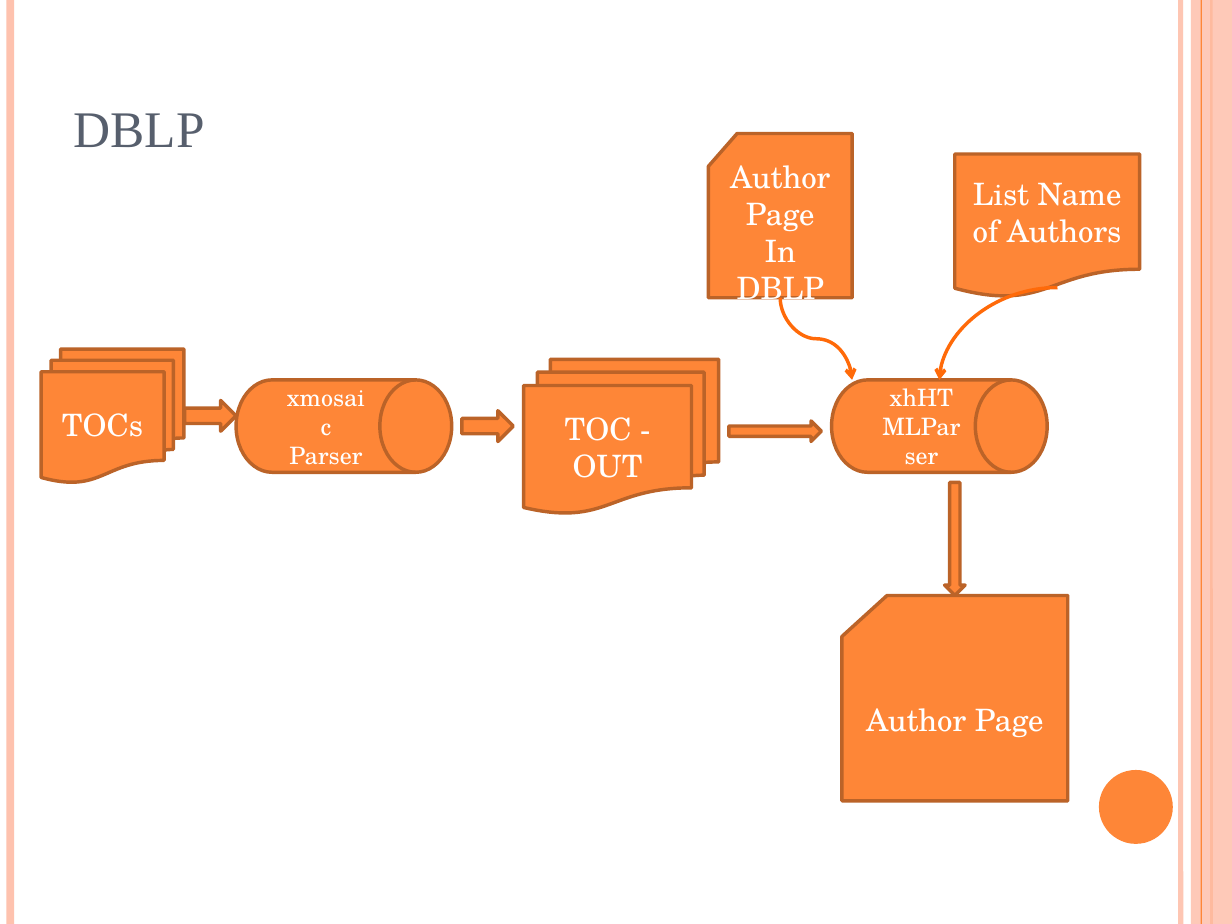
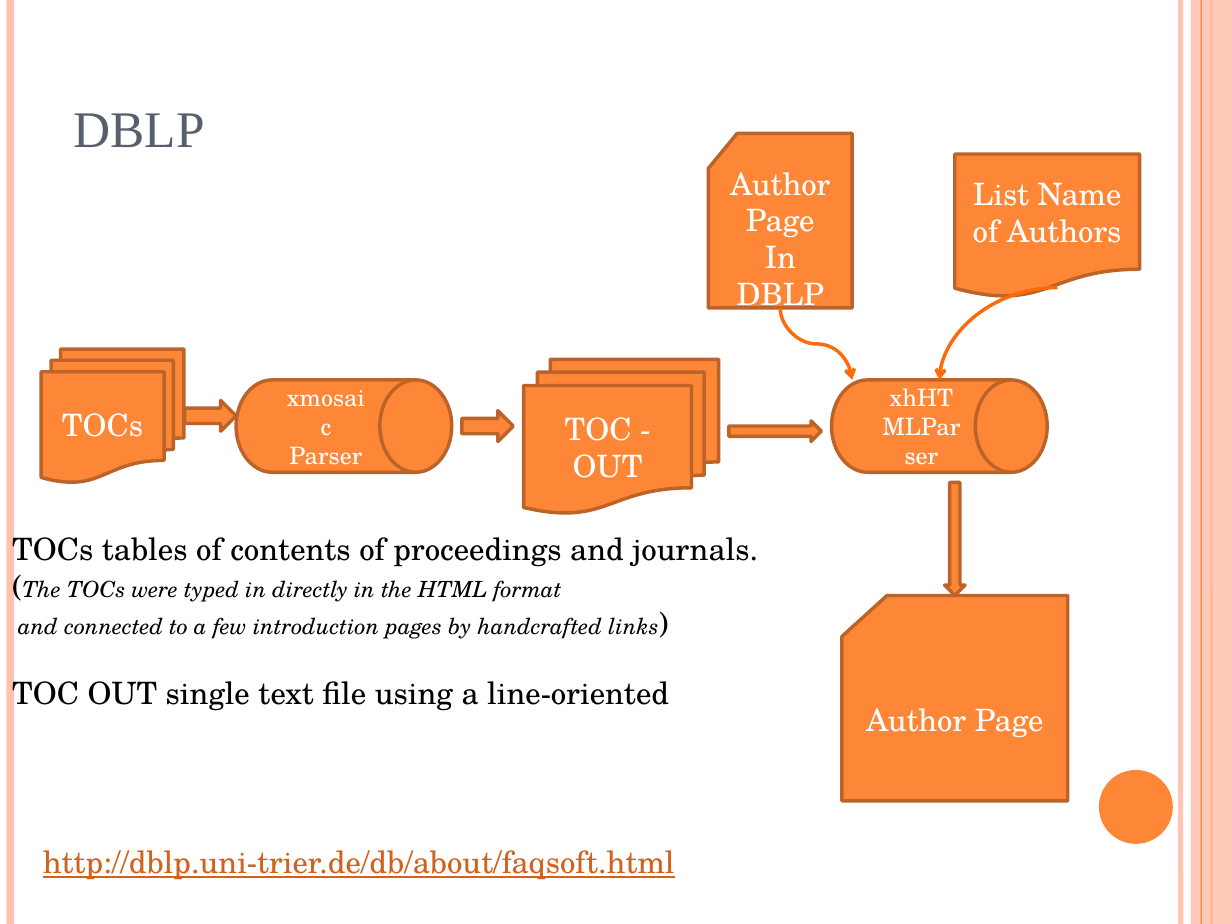
Before and after one commit to tiendv/detaitotnghiep, a slide deck: slide 8 of Report/Baocao 3-12.pptx. Drawn at 1232x924 pixels with LibreOffice and Linux fonts; fonts in the diff are those of the drawing. Boxes give left, top, right and bottom in pixels: in the first picture for what was removed or moved away, otherwise in the second. Text is boxed around its words. In the diff, an @@ line names an element or a change of style, - is before the commit and + after.

```diff
--- a/Report/Baocao 3-12.pptx
+++ b/Report/Baocao 3-12.pptx
@@ flow chart punched card "Author Page": place and size @@
-flow chart punched card "Author Page" at box(708, 133, 853, 297)
+flow chart punched card "Author Page" at box(708, 133, 853, 308)
@@ curved arrow moved from (780, 298) - (853, 379) to (780, 308) - (853, 379) @@
@@ text added at box(12, 530, 758, 639), 13 pt, text #000000, italic @@
+TOCs tables of contents of proceedings and journals.
+(The TOCs were typed in directly in the HTML format
+and connected to a few introduction pages by handcrafted links)
@@ text added at box(12, 673, 669, 713), 18 pt, text #000000 @@
+TOC OUT single text file using a line-oriented
@@ text added at box(43, 850, 675, 880), 18 pt, text #D2611C, underline @@
+http://dblp.uni-trier.de/db/about/faqsoft.html
```
Also in this commit, not shown: 5 other slides changed, 3 slides added, 2 slides removed.
